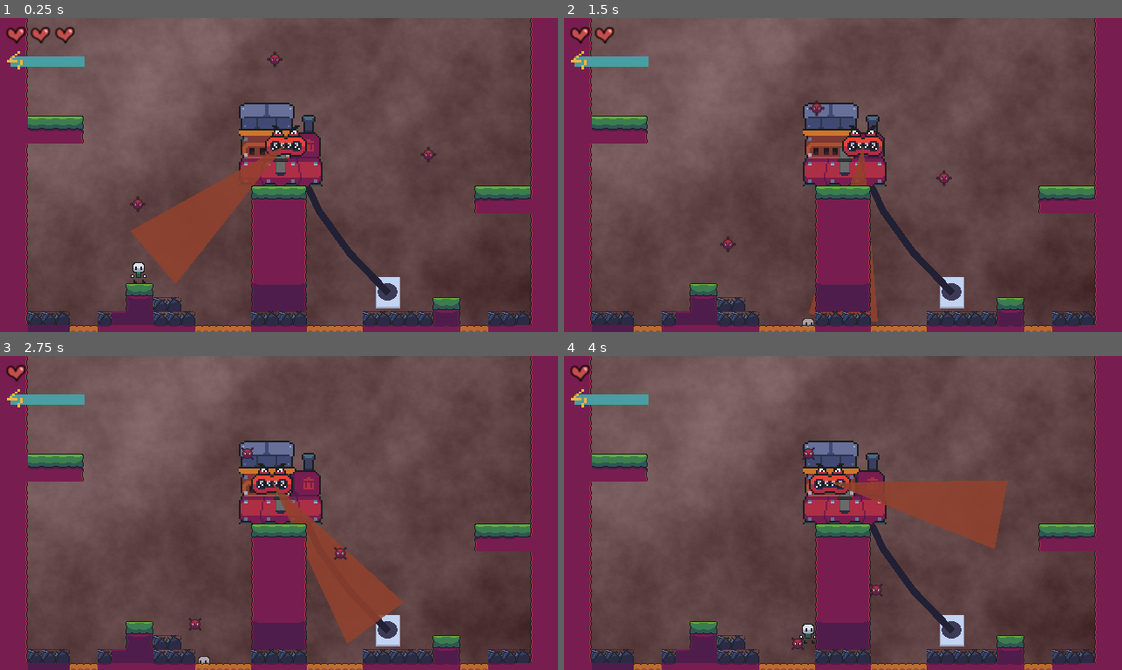
Above: before the commit, frames 1-4 (two rows, left to right).
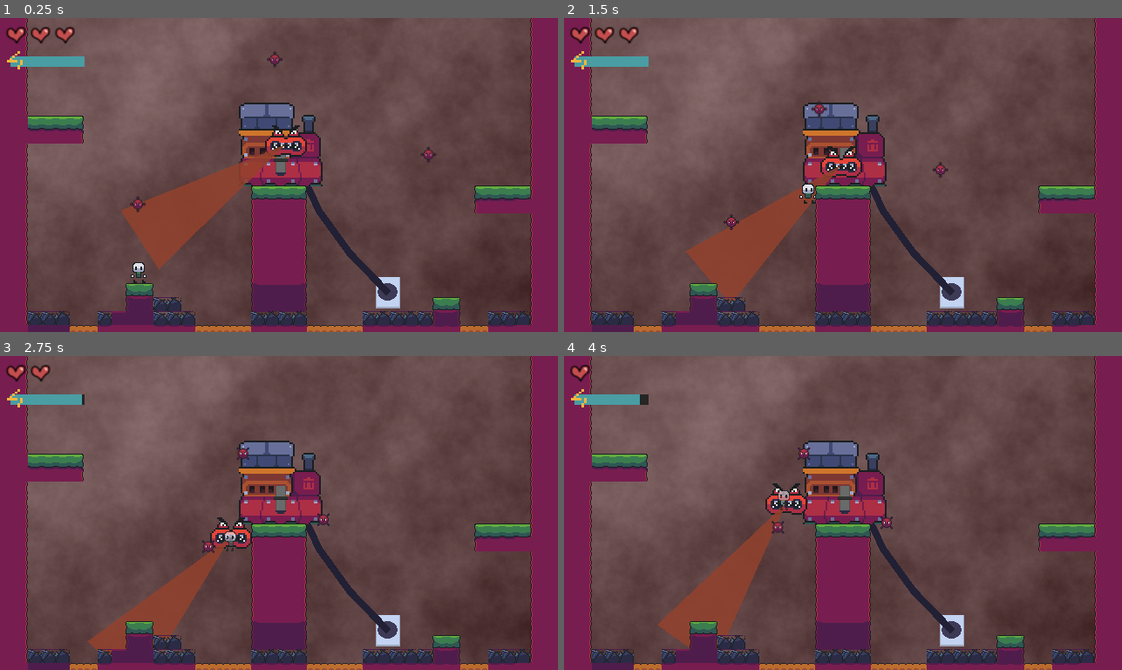
Above: after the commit, the same moments.

Repository: snootyjerk/Boss-Rush-Jam
Game: Godot game, scene res://main.tscn
Same seed, same stepped clock (60 frames per second), same inputs: the game is played once before the commit and once after it.
Inputs:
- Up to frame 1 (0.25 s): no input
- Up to frame 2 (1.5 s): hold Right (right) from 0.53 s (still down); tap Space (jump) at 0.77 s
- Up to frame 3 (2.75 s): tap Space (jump) at 1.52 s; release Right (right) at 2.03 s; hold Left (left) from 2.03 s (still down)
- Up to frame 4 (4 s): release Left (left) at 2.78 s; hold Right (right) from 2.78 s (still down); tap Space (jump) at 3.02, 3.77 s

The runs differ from the first frame. In frame 1, 2.2% of the frame differs, in the area x 21-52%, y 40-85%; in frame 2, 5.1%; in frame 3, 6.8%; in frame 4, 7.7%, in the area x 13-80%, y 12-94%.

Commit message:
adjustments to suction vortex parameters, add delta

Diff:
--- a/Bosses/VacuumAttack.gd
+++ b/Bosses/VacuumAttack.gd
@@ -12,10 +12,10 @@
 
 
 # Called every frame. 'delta' is the elapsed time since the previous frame.
-func _process(delta: float) -> void:
-	rotation -= _rotation_speed
+func _physics_process(delta: float) -> void:
+	rotation -= _rotation_speed * delta
 	for target in _target_list:
-		target._add_velocity(target.global_position.direction_to(global_position) * _power)
+		target._add_velocity(target.global_position.direction_to(global_position) * _power * delta)
 
 func _set_enabled(enabled: bool):
 	_active = enabled
--- a/Bosses/boss_test.tscn
+++ b/Bosses/boss_test.tscn
@@ -63,6 +63,8 @@
 collision_layer = 0
 collision_mask = 80
 script = ExtResource("6_nhmuq")
+_power = 6000
+_rotation_speed = 0.1
 
 [node name="CollisionPolygon2D" type="CollisionPolygon2D" parent="HeadCharacter2D/SuctionHitbox"]
 rotation = 1.01578
